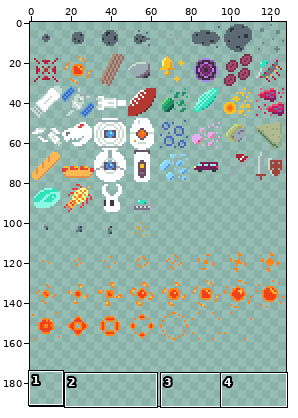
Sprite sheet -- assets/sprites/16-px-tiles.png. Above, an overview of the earlier version with the close-up marked.
Close-up. Before the commit:
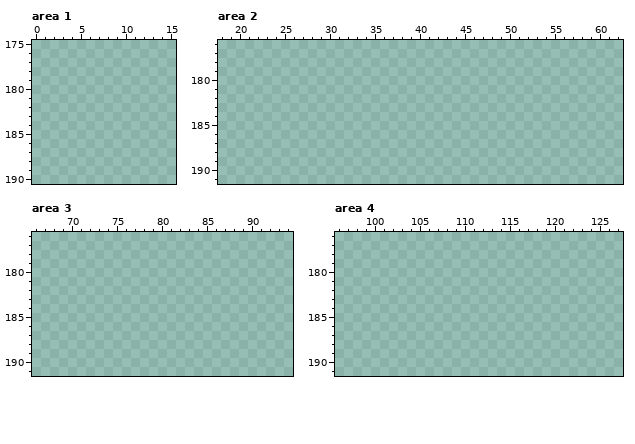
The file is 128x192 pixels. Colours within 5 levels of each other are drawn and written as one. Shown: area 1: x 0..15, y 175..190; area 2: x 18..62, y 176..191; area 3: x 66..94, y 176..191; area 4: x 96..127, y 176..191.
New version:
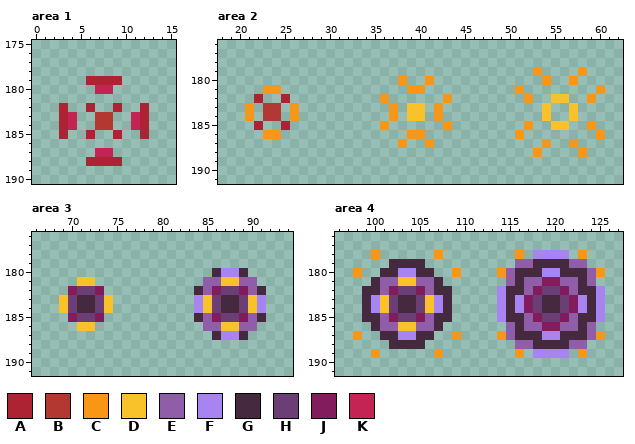
Palette (. is transparent): A #ae2334  B #b33831  C #f79617  D #f9c22b  E #905ea9  F #a884f3  G #45293f  H #6b3e75  J #831c5d  K #c32454
Commit message: target animations (not working)
Change:
Changed rows in their new state; - is an unchanged pixel.
Area 1:
first column x 3:
179 ---AAAA---
180 ----KK----
182 A--A--A--A
183 AK--BB--KA
184 AK--BB--KA
185 A--A--A--A
187 ----KK----
188 ---AAAA---
Area 2:
first column x 21:
179 --------------------------------C----C--
180 -----------------C--C------------C--C---
181 --CC--------------CC----------C--------C
182 -A--A----------C------C--------C--DD--C-
183 C-BB-C----------C-DD-C-----------D--D---
184 C-BB-C----------C-DD-C-----------D--D---
185 -A--A----------C------C--------C--DD--C-
186 --CC--------------CC----------C--------C
187 -----------------C--C------------C--C---
188 --------------------------------C----C--
Area 3:
first column x 69:
180 -----------------GFFG--
181 --DD------------EEDDEE-
182 -JHHJ----------GEJHHJEG
183 DHGGHD---------FDHGGHDF
184 DHGGHD---------FDHGGHDF
185 -JHHJ----------GEJHHJEG
186 --DD------------EEDDEE-
187 -----------------GFFG--
Area 4:
first column x 98:
178 --C------C--------C-FFFF-C--
179 ----GGGG----------EEGGGGEE--
180 C--GGFFGG--C----CEGGGFFGGGEC
181 --GEEDDEEG-------EGEEJJEEGE-
182 -GGEJHHJEGG-----FGGEJHHJEGGF
183 -GFDHGGHDFG-----FGFJHGGHJFGF
184 -GFDHGGHDFG-----FGFJHGGHJFGF
185 -GGEJHHJEGG-----FGGEJHHJEGGF
186 --GEEDDEEG-------EGEEJJEEGE-
187 C--GGFFGG--C----CEGGGFFGGGEC
188 ----GGGG----------EEGGGGEE--
189 --C------C--------C-FFFF-C--
